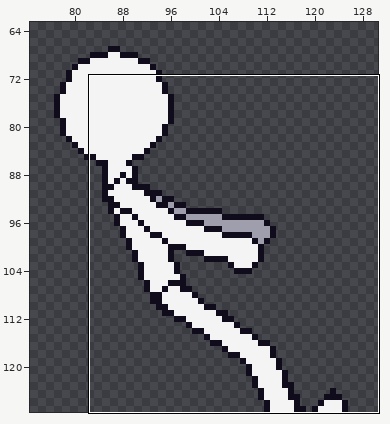
Pixel-art file: art/stickman/getup_back.aseprite. The picture above shows the old version from afar; the outline marks the close-up.
Close-up. Before the commit:
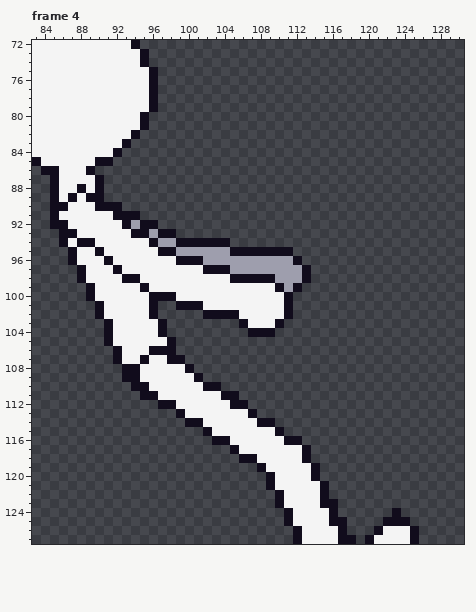
192x128 pixels, 10 frames. Shown: frame 4: x 83..130, y 72..127. The wide view leaves out empty margins. The commit also changed other frames or places, which this record leaves out.
Once edited:
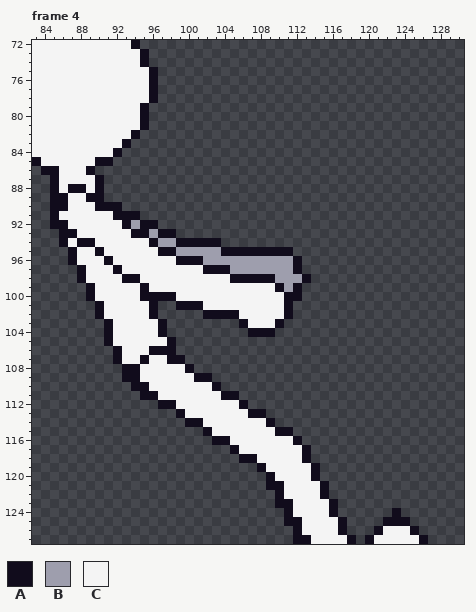
Palette (. is transparent): A #110c1c  B #9e9ead  C #f4f4f4
Changes in this commit:
--- frame 4
@@ x 93..98 @@
  78 CCCA..
- 79 CCCA..
+ 79 CCA...
  80 CCA...
@@ x 84..89 @@
  87 .ACCCC
- 88 .ACCAC
- 89 .ACACA
+ 88 .ACAAC
+ 89 .AACCA
  90 .AACCC
@@ x 93..115 @@
  93 CAABAA.................
- 94 CCCABBAAAAAA...........
- 95 CCCCAABBBBBBAAAAAAA....
+ 94 CCCABBAAAAA............
+ 95 CCCCAABBBBBAAAAAAAA....
  96 CCCCCCAAABBBBBBBBBBA...
- 97 CCCCCCCCCAAABBBBBBBBA..
+ 97 CCCCCCCCCAAABBBBBBBA...
  98 AACCCCCCCCCCAAAAABBBA..
  99 CCACCCCCCCCCCCCCCABA...
-100 CCCAAACCCCCCCCCCCCA....
+100 CCAAAACCCCCCCCCCCCAA...
 101 CCCA..AAACCCCCCCCCA....
@@ x 100..113 @@
 108 A.............
-109 CA............
-110 CCAA..........
+109 CAA...........
+110 CCCA..........
 111 CCCCAA........
-112 CCCCCAA.......
-113 CCCCCCCA......
-114 AACCCCCCAA....
-115 ..ACCCCCCCA...
-116 ...AACCCCCCAA.
+112 CCCCCCA.......
+113 CCCCCCCAA.....
+114 AACCCCCCCA....
+115 ..ACCCCCCCAA..
+116 ...AACCCCCCCA.
 117 .....ACCCCCCCA
@@ x 108..128 @@
 120 .ACCCCA..............
-121 .ACCCCCA.............
+121 .AACCCCA.............
 122 ..ACCCCA.............
-123 ..ACCCCAA............
+123 ..AACCCCA............
 124 ...ACCCCA......A.....
-125 ...ACCCCAA....AAA....
+125 ...AACCCCA....AAA....
 126 ....ACCCCA...ACCCA...
-127 ....ACCCCAA.ACCCCA...
+127 ....AACCCCA.ACCCCCA..
